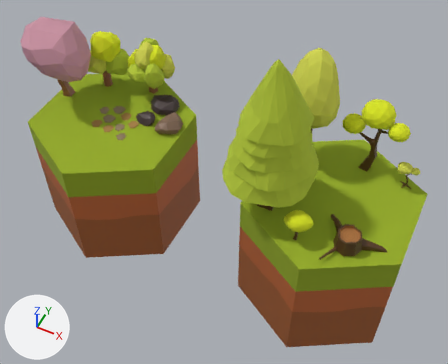
An edit to the Blender file Assets/Environment/nature-assets.blend, drawn before and after from the same camera.
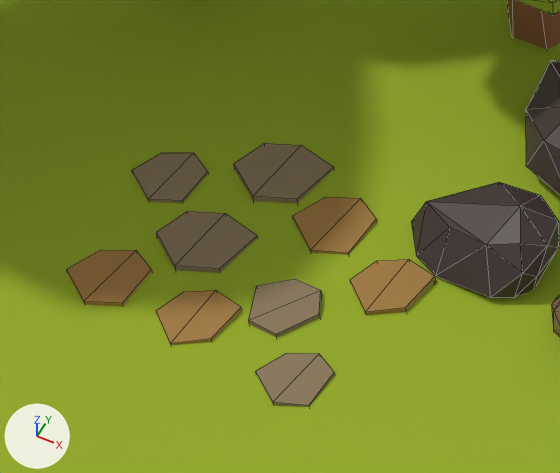
Each version is shown whole from a 50 mm lens placed at (17.98, -21.53, 25.95), pointed at (7.63, -0.82, 0.07), then close up on the part from 18% to 35% of the width and 24% to 41% of the height. Lighting does not change. The marker at lower left points along +X, +Y and +Z. The close-ups show mesh edges as thin lines.

The older version as bpy lines, for what is in view:
```python
ob_cylinder_010 = bpy.data.objects.new('Cylinder.010', me_cylinder_008)
ob_cylinder_010.location = (-0.308, 0.162, -0.198)
ob_plane_086 = bpy.data.objects.new('Plane.086', me_plane_013)
ob_plane_086.location = (0.343, 0.615, 0.836)
ob_plane_086.rotation_euler = (0.043, 0.0437, -0.0242)  # degrees (2.5, 2.5, -1.4)
ob_plane_087 = bpy.data.objects.new('Plane.087', me_plane_014)
ob_plane_087.location = (1.101, 0.204, 0.852)
ob_plane_088 = bpy.data.objects.new('Plane.088', me_plane_015)
ob_plane_088.location = (1.009, -0.974, 0.839)
ob_plane_088.scale = (0.905, 0.905, 0.905)
ob_plane_089 = bpy.data.objects.new('Plane.089', me_plane_016)
ob_plane_089.location = (0.488, -0.343, 0.865)
ob_plane_089.rotation_euler = (0.0049, 0.0692, -0.518)  # degrees (0.3, 4, -30)
ob_plane_089.scale = (0.905, 0.905, 0.905)
ob_plane_090 = bpy.data.objects.new('Plane.090', me_plane_017)
ob_plane_090.location = (-0.489, -0.026, 0.848)
ob_plane_091 = bpy.data.objects.new('Plane.091', me_plane_018)
ob_plane_091.location = (-0.898, -0.663, 0.835)
ob_plane_092 = bpy.data.objects.new('Plane.092', me_plane_019)
ob_plane_092.location = (-0.052, -0.744, 0.837)
ob_plane_093 = bpy.data.objects.new('Plane.093', me_plane_020)
ob_plane_093.location = (-1.12, 0.516, 0.847)
ob_plane_093.rotation_euler = (0.0, 0.0578, 0.0)  # degrees (0, 3.3, 0)
ob_plane_093.scale = (0.905, 0.905, 0.905)
# me_plane_020
# before: 0 (-0.343, -0.038, -0.05), 1 (0.278, -0.175, -0.009), 2 (-0.233, 0.269, -0.036), 3 (0.262, 0.244, -0.011), 4 (0.002, -0.293, -0.02)
# before: 5 (0.021, 0.389, -0.014)
# me_plane_019
# before: 0 (-0.297, -0.04, -0.016), 1 (0.259, -0.121, -0.007), 2 (-0.221, 0.227, -0.007), 3 (0.281, 0.27, 0.006), 4 (0.005, -0.293, -0.017)
# before: 5 (-0.002, 0.346, 0.002)
# me_plane_018
# before: 0 (-0.342, -0.035, -0.02), 1 (0.277, -0.176, 0.0), 2 (-0.232, 0.27, -0.022), 3 (0.262, 0.244, 0.0), 4 (0.003, -0.291, 0.0)
# before: 5 (0.021, 0.388, -0.022)
# me_plane_017
# before: 0 (-0.342, -0.035, 0.0), 1 (0.328, -0.16, -0.006), 2 (-0.262, 0.28, 0.0), 3 (0.366, 0.31, -0.027), 4 (0.003, -0.291, 0.0)
# before: 5 (-0.006, 0.418, -0.031)
# me_plane_016
# before: 0 (-0.343, -0.038, -0.05), 1 (0.278, -0.175, -0.009), 2 (-0.233, 0.269, -0.036), 3 (0.262, 0.244, -0.011), 4 (0.002, -0.293, -0.02)
# before: 5 (0.021, 0.389, -0.014)
# me_plane_015
# before: 0 (-0.342, -0.035, -0.02), 1 (0.277, -0.176, -0.025), 2 (-0.232, 0.27, -0.022), 3 (0.262, 0.244, -0.011), 4 (0.003, -0.291, -0.006)
# before: 5 (0.021, 0.388, -0.022)
# me_plane_014
# before: 0 (-0.297, -0.04, -0.016), 1 (0.259, -0.121, -0.007), 2 (-0.221, 0.227, -0.007), 3 (0.281, 0.27, 0.006), 4 (0.005, -0.293, -0.017)
# before: 5 (-0.002, 0.346, 0.002)
# me_plane_013
# before: 0 (-0.342, -0.035, -0.02), 1 (0.277, -0.176, 0.0), 2 (-0.232, 0.27, -0.022), 3 (0.262, 0.244, 0.0), 4 (0.003, -0.291, 0.0)
# before: 5 (0.021, 0.388, -0.022)
# me_plane_012
# before: 0 (-0.342, -0.035, 0.0), 1 (0.328, -0.16, -0.006), 2 (-0.262, 0.28, 0.0), 3 (0.366, 0.31, -0.027), 4 (0.003, -0.291, 0.0)
# before: 5 (-0.006, 0.418, -0.031)
# also in view: 'Icosphere.003' at (0.58, 3.39, 2.6); 'Icosphere.008' at (1.54, 0.97, 0.99); 'Plane.085' at (-0.38, 0.98, 0.8); 'Icosphere.007' at (1.94, 2.33, 1.0)
```
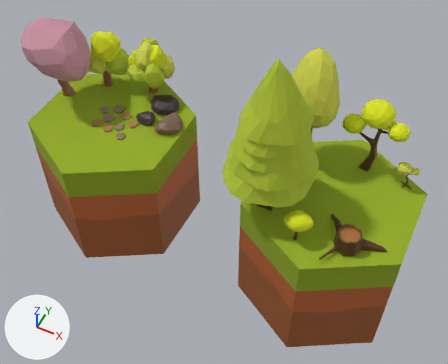
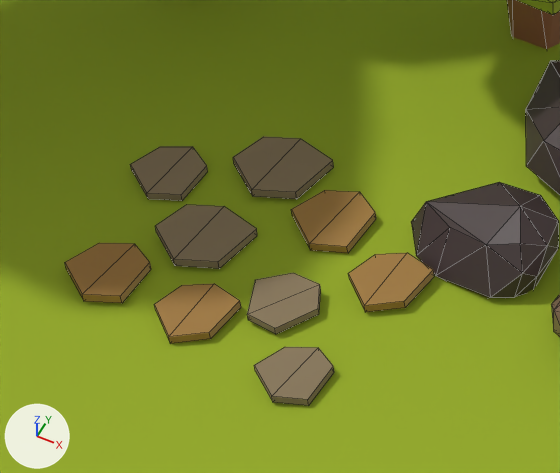
Pixel boxes [x1, y1, x2, y2] of what changed, in the close-ups (560 x 473 px; the box of a moved part takes in the faces that stretch with it):
part 1 of me_plane_020, moved or reshaped
    before: [132, 153, 208, 203]
    after: [130, 147, 208, 201]
part 2 of me_plane_019, moved or reshaped
    before: [156, 290, 242, 345]
    after: [154, 284, 241, 344]
part 3 of me_plane_018, moved or reshaped
    before: [66, 250, 152, 306]
    after: [65, 243, 151, 303]
part 4 of me_plane_017, moved or reshaped
    before: [156, 211, 258, 273]
    after: [156, 205, 257, 269]
part 5 of me_plane_016, moved or reshaped
    before: [248, 279, 322, 337]
    after: [247, 273, 321, 334]
part 6 of me_plane_015, moved or reshaped
    before: [255, 353, 335, 407]
    after: [254, 347, 334, 406]
part 7 of me_plane_014, moved or reshaped
    before: [350, 259, 435, 315]
    after: [348, 253, 434, 312]
part 8 of me_plane_013, moved or reshaped
    before: [292, 197, 377, 255]
    after: [291, 190, 376, 253]
part 9 of me_plane_012, moved or reshaped
    before: [234, 143, 334, 203]
    after: [233, 137, 334, 199]

Edits to the bpy script that builds the scene:
```text
Change me_plane_020:
    where me_plane_020.from_pydata(...)  # 6 vertices, 2 faces; spans x -0.343..0.278, y -0.293..0.389, z -0.05..-0.009
    used by ob_plane_093; location = (-1.12, 0.516, 0.847); rotation_euler = (0.0, 0.0578, 0.0), in degrees (0, 3.3, 0); scale = (0.905, 0.905, 0.905)
    verts and faces of me_plane_020; kept vertices keep their numbers, new ones are numbered from 6
    me_plane_020 part 1
    add delete_faces([(1, 3, 5, 4), (0, 4, 5, 2)])
    add faces += [(1, 4, 5, 3), (0, 2, 5, 4)]
Change me_plane_019:
    where me_plane_019.from_pydata(...)  # 6 vertices, 2 faces; spans x -0.297..0.281, y -0.293..0.346, z -0.017..0.006
    verts and faces of me_plane_019; kept vertices keep their numbers, new ones are numbered from 6
    me_plane_019 part 2
    add delete_faces([(1, 3, 5, 4), (0, 4, 5, 2)])
    add faces += [(1, 4, 5, 3), (0, 2, 5, 4)]
Change me_plane_018:
    where me_plane_018.from_pydata(...)  # 6 vertices, 2 faces; spans x -0.342..0.277, y -0.291..0.388, z -0.022..0.0
    verts and faces of me_plane_018; kept vertices keep their numbers, new ones are numbered from 6
    me_plane_018 part 3
    add delete_faces([(1, 3, 5, 4), (0, 4, 5, 2)])
    add faces += [(1, 4, 5, 3), (0, 2, 5, 4)]
Change me_plane_017:
    where me_plane_017.from_pydata(...)  # 6 vertices, 2 faces; spans x -0.342..0.366, y -0.291..0.418, z -0.031..0.0
    verts and faces of me_plane_017; kept vertices keep their numbers, new ones are numbered from 6
    me_plane_017 part 4
    add delete_faces([(1, 3, 5, 4), (0, 4, 5, 2)])
    add faces += [(1, 4, 5, 3), (0, 2, 5, 4)]
Change me_plane_016:
    where me_plane_016.from_pydata(...)  # 6 vertices, 2 faces; spans x -0.343..0.278, y -0.293..0.389, z -0.05..-0.009
    used by ob_plane_089; location = (0.488, -0.343, 0.865); rotation_euler = (0.0049, 0.0692, -0.518), in degrees (0.3, 4, -30); scale = (0.905, 0.905, 0.905)
    verts and faces of me_plane_016; kept vertices keep their numbers, new ones are numbered from 6
    me_plane_016 part 5
    add delete_faces([(1, 3, 5, 4), (0, 4, 5, 2)])
    add faces += [(1, 4, 5, 3), (0, 2, 5, 4)]
Change me_plane_015:
    where me_plane_015.from_pydata(...)  # 6 vertices, 2 faces; spans x -0.342..0.277, y -0.291..0.388, z -0.025..-0.006
    used by ob_plane_088; location = (1.009, -0.974, 0.839); scale = (0.905, 0.905, 0.905)
    verts and faces of me_plane_015; kept vertices keep their numbers, new ones are numbered from 6
    me_plane_015 part 6
    add delete_faces([(1, 3, 5, 4), (0, 4, 5, 2)])
    add faces += [(1, 4, 5, 3), (0, 2, 5, 4)]
Change me_plane_014:
    where me_plane_014.from_pydata(...)  # 6 vertices, 2 faces; spans x -0.297..0.281, y -0.293..0.346, z -0.017..0.006
    verts and faces of me_plane_014; kept vertices keep their numbers, new ones are numbered from 6
    me_plane_014 part 7
    add delete_faces([(1, 3, 5, 4), (0, 4, 5, 2)])
    add faces += [(1, 4, 5, 3), (0, 2, 5, 4)]
Change me_plane_013:
    where me_plane_013.from_pydata(...)  # 6 vertices, 2 faces; spans x -0.342..0.277, y -0.291..0.388, z -0.022..0.0
    used by ob_plane_086; location = (0.343, 0.615, 0.836); rotation_euler = (0.043, 0.0437, -0.0242), in degrees (2.5, 2.5, -1.4)
    verts and faces of me_plane_013; kept vertices keep their numbers, new ones are numbered from 6
    me_plane_013 part 8
    add delete_faces([(1, 3, 5, 4), (0, 4, 5, 2)])
    add faces += [(1, 4, 5, 3), (0, 2, 5, 4)]
Change me_plane_012:
    where me_plane_012.from_pydata(...)  # 6 vertices, 2 faces; spans x -0.342..0.366, y -0.291..0.418, z -0.031..0.0
    verts and faces of me_plane_012; kept vertices keep their numbers, new ones are numbered from 6
    me_plane_012 part 9
    add delete_faces([(1, 3, 5, 4), (0, 4, 5, 2)])
    add faces += [(1, 4, 5, 3), (0, 2, 5, 4)]
```
